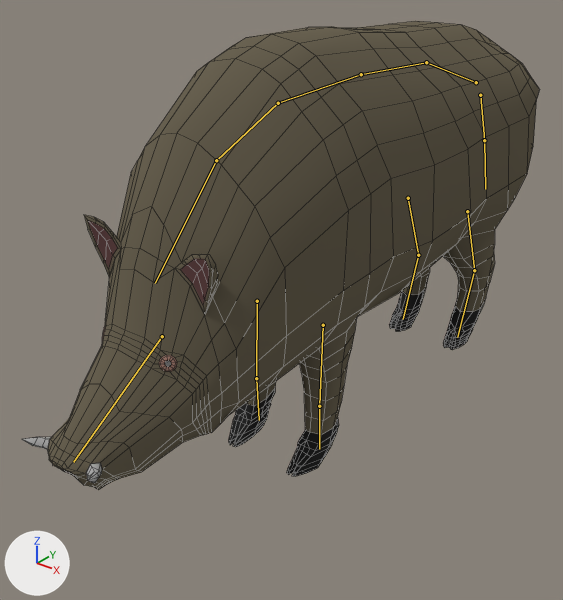
An edit to the Blender file Content/Environment/Animals/Boar/Skeletal/SK_Boar_001.blend, drawn before and after from the same camera.
One viewpoint serves both versions: a camera (50 mm lens) standing at (0.815, -1.329, 0.957) and looking at (-0.08, -0.211, 0.264). The lights are fixed; the arrows at lower left show +X, +Y and +Z. The bones that bend it are drawn over the model as lines. Mesh edges are drawn as thin lines.

Names of what the first picture shows: 'Boar'.
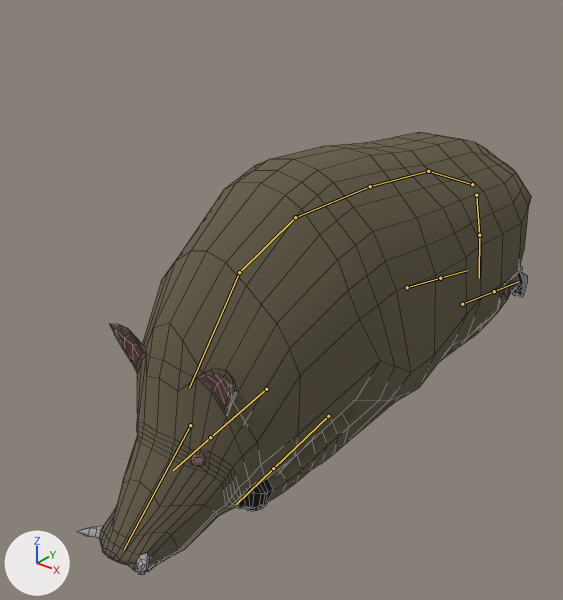
The newer file adds an action. The first version stands in its rest pose; the second is drawn at frame 29 of the action 'Death'.

Boxes [x1, y1, x2, y2] around the edits, measured in the pictures (563 x 600 px):
'Boar', posed (12% narrower): before [22, 21, 539, 490]; after [77, 132, 531, 575]
bone 'Spine_05', root to tip: before (476, 82) to (426, 62); after (472, 184) to (428, 171)
bone 'Spine_01', root to tip: before (216, 160) to (155, 283); after (239, 272) to (189, 387)
bone 'Head', root to tip: before (162, 336) to (73, 462); after (190, 425) to (124, 549)

The change, as a diff of the scene's bpy script:
```diff
--- a/Content/Environment/Animals/Boar/Skeletal/SK_Boar_001.blend.py
+++ b/Content/Environment/Animals/Boar/Skeletal/SK_Boar_001.blend.py
@@ bone_spine_05 @@
 bone_spine_05 = bpy.data.objects['BoarArmature'].pose.bones['Spine_05']
-bone_spine_05.location = (0.0, 0.0, 0.0)
-bone_spine_05.rotation_quaternion = (1.0, 0.0, 0.0, 0.0)  # degrees (0, 0, 0)
+bone_spine_05.location = (0.0, -0.81, 1.61)
+bone_spine_05.rotation_quaternion = (1.0, -0.031, 0.0, 0.0)  # degrees (-4, 0, 0)
@@ bone_spine_01 @@
 bone_spine_01 = bpy.data.objects['BoarArmature'].pose.bones['Spine_01']  # child of 'Spine_02'
-bone_spine_01.rotation_quaternion = (1.0, 0.0, 0.0, 0.0)  # degrees (0, 0, 0)
+bone_spine_01.rotation_quaternion = (0.998, -0.065, 0.0, 0.0)  # degrees (-7, 0, 0)
@@ bone_head @@
 bone_head = bpy.data.objects['BoarArmature'].pose.bones['Head']  # child of 'Spine_01'
-bone_head.location = (0.0, 0.0, 0.0)
-bone_head.rotation_quaternion = (1.0, 0.0, 0.0, 0.0)  # degrees (0, 0, 0)
+bone_head.location = (0.0, 0.0, 0.17)
+bone_head.rotation_quaternion = (0.999, -0.041, 0.0, 0.0)  # degrees (-5, 0, 0)
@@ bone_frontleg_ik_l @@
 bone_frontleg_ik_l = bpy.data.objects['BoarArmature'].pose.bones['FrontLeg_IK.L']  # child of 'Spine_03'
-bone_frontleg_ik_l.location = (0.0, 0.0, 0.0)
+bone_frontleg_ik_l.location = (0.0, 3.94, -1.11)
@@ bone_frontleg_poletarget_l @@
 bone_frontleg_poletarget_l = bpy.data.objects['BoarArmature'].pose.bones['FrontLeg_PoleTarget.L']  # child of 'Spine_03'
-bone_frontleg_poletarget_l.location = (0.0, 0.0, 0.0)
+bone_frontleg_poletarget_l.location = (0.0, -3.2, 2.43)
@@ bone_frontleg_ik_r @@
 bone_frontleg_ik_r = bpy.data.objects['BoarArmature'].pose.bones['FrontLeg_IK.R']  # child of 'Spine_03'
-bone_frontleg_ik_r.location = (0.0, 0.0, 0.0)
+bone_frontleg_ik_r.location = (0.0, 3.5, -1.14)
@@ bone_frontleg_poletarget_r @@
 bone_frontleg_poletarget_r = bpy.data.objects['BoarArmature'].pose.bones['FrontLeg_PoleTarget.R']  # child of 'Spine_03'
-bone_frontleg_poletarget_r.location = (0.0, 0.0, 0.0)
+bone_frontleg_poletarget_r.location = (0.0, -3.2, 2.43)
@@ bone_backfoot_l @@
 bone_backfoot_l = bpy.data.objects['BoarArmature'].pose.bones['BackFoot.L']  # child of 'Spine_05'
-bone_backfoot_l.location = (0.0, 0.0, 0.0)
+bone_backfoot_l.location = (0.0, -3.74, -1.85)
@@ bone_backleg_poletarget_l @@
 bone_backleg_poletarget_l = bpy.data.objects['BoarArmature'].pose.bones['BackLeg_PoleTarget.L']  # child of 'Spine_05'
-bone_backleg_poletarget_l.location = (0.0, 0.0, 0.0)
+bone_backleg_poletarget_l.location = (0.0, 1.41, 1.47)
@@ bone_backfoot_r @@
 bone_backfoot_r = bpy.data.objects['BoarArmature'].pose.bones['BackFoot.R']  # child of 'Spine_05'
-bone_backfoot_r.location = (0.0, 0.0, 0.0)
+bone_backfoot_r.location = (0.0, -3.21, -1.84)
@@ bone_backleg_poletarget_r @@
 bone_backleg_poletarget_r = bpy.data.objects['BoarArmature'].pose.bones['BackLeg_PoleTarget.R']  # child of 'Spine_05'
-bone_backleg_poletarget_r.location = (0.0, 0.0, 0.0)
+bone_backleg_poletarget_r.location = (0.0, 1.41, 1.47)
```
